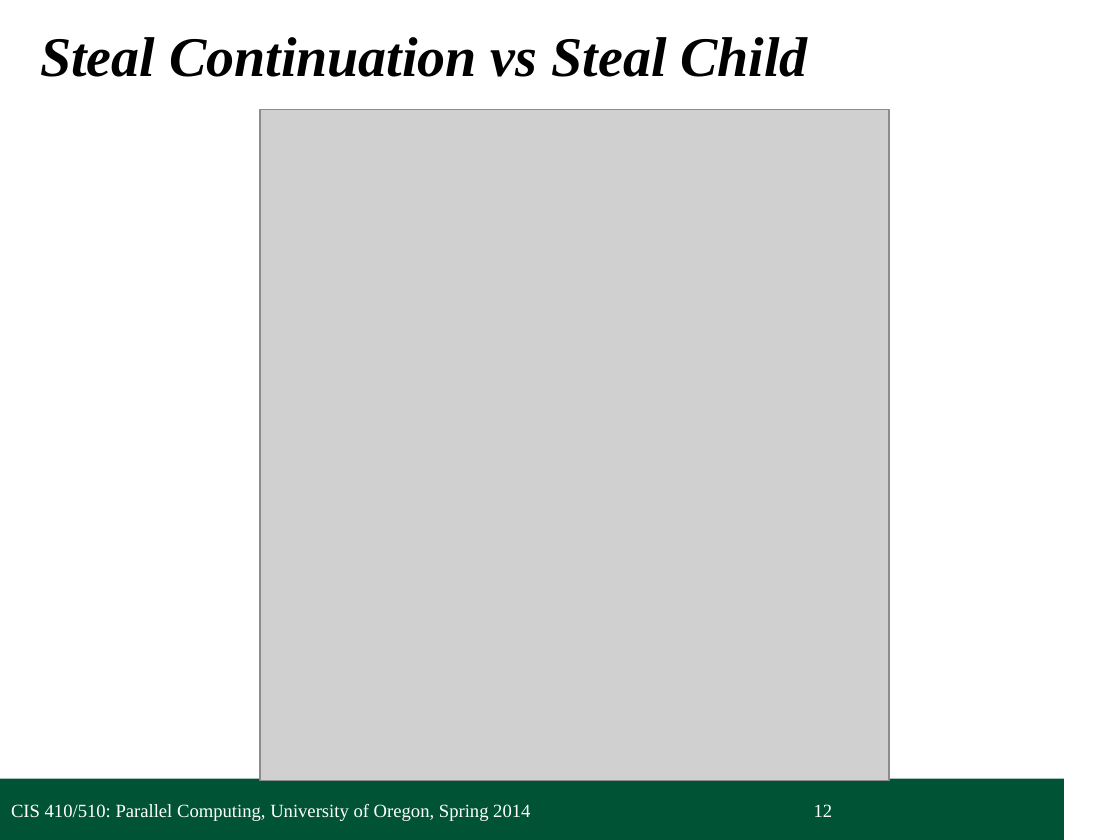
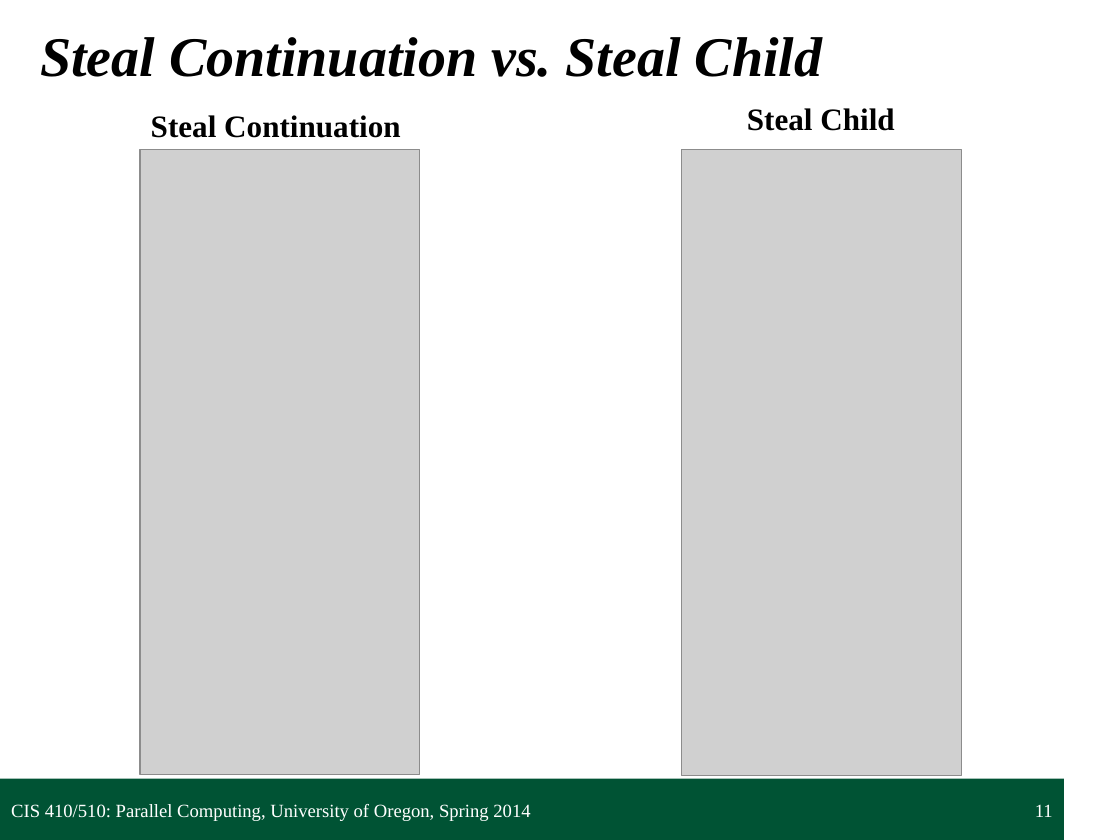
Before and after one commit to UOregonParallel/CourseMaterials, a slide deck: slide 11 of lecture_content/classSlides/5_forkjoinPattern/forkjoinPattern.pptx (slide 12 before the commit). Drawn at 1120x840 pixels with LibreOffice and Linux fonts; fonts in the diff are those of the drawing; grey boxes stand for pictures; background and template pictures are left out. Boxes give left, top, right and bottom in pixels: in the first picture for what was removed or moved away, otherwise in the second. Text is boxed around its words. In the diff, an @@ line names an element or a change of style, - is before the commit and + after.

```diff
--- a/lecture_content/classSlides/5_forkjoinPattern/forkjoinPattern.pptx
+++ b/lecture_content/classSlides/5_forkjoinPattern/forkjoinPattern.pptx
@@ title at box(40, 37, 822, 77): text changed @@
-Steal Continuation vs Steal Child
+Steal Continuation vs. Steal Child
@@ text added at box(151, 115, 400, 138), 20 pt, text #000000, bold @@
+Steal Continuation
@@ text added at box(747, 108, 894, 131), 20 pt, text #000000, bold @@
+Steal Child
@@ picture added at box(140, 149, 420, 774) @@
@@ picture: place and size @@
-picture at box(260, 110, 889, 781)
+picture at box(681, 149, 961, 775)
@@ page number at box(1035, 804, 1053, 817): text changed @@
-12
+11
```
Also in this commit, not shown: 12 other slides changed, 1 slide removed, 5 other files.
